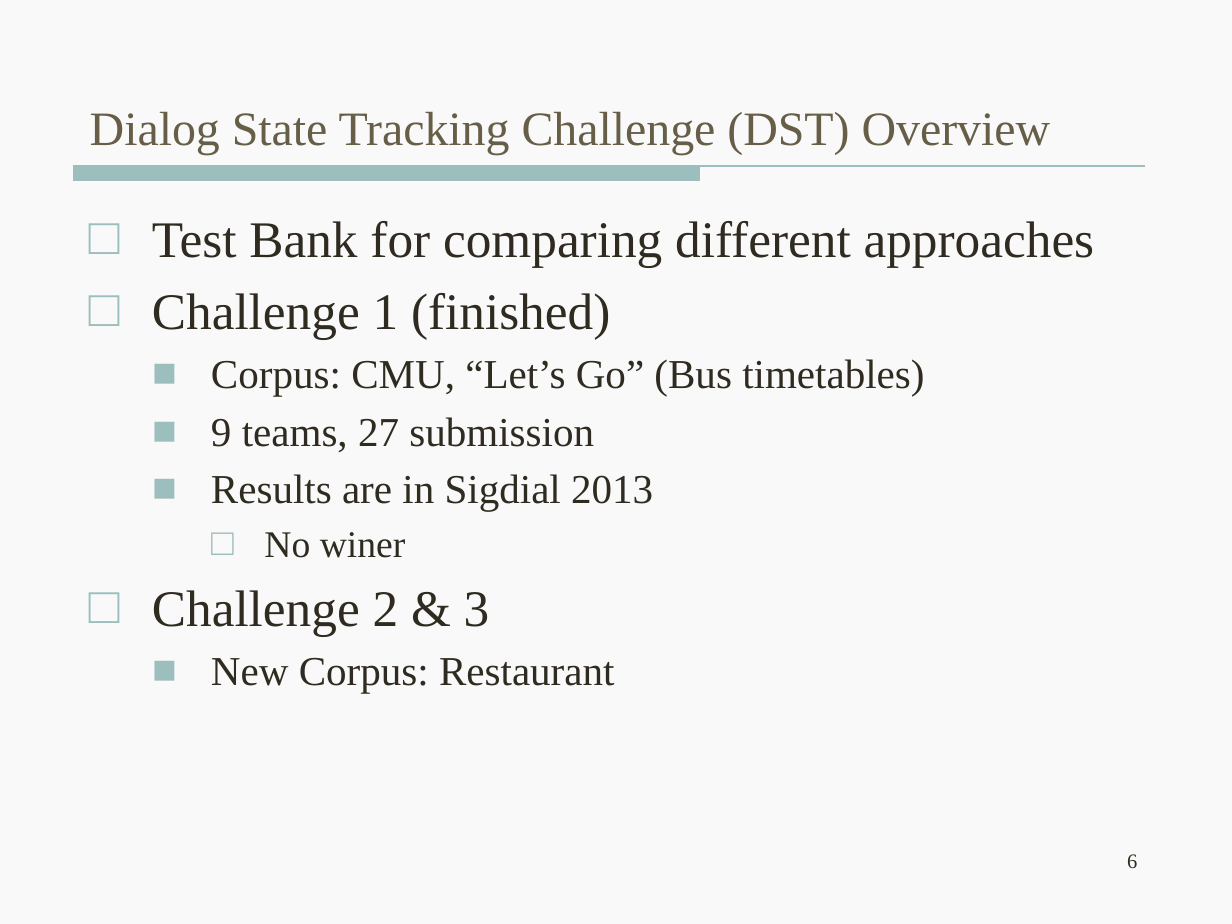
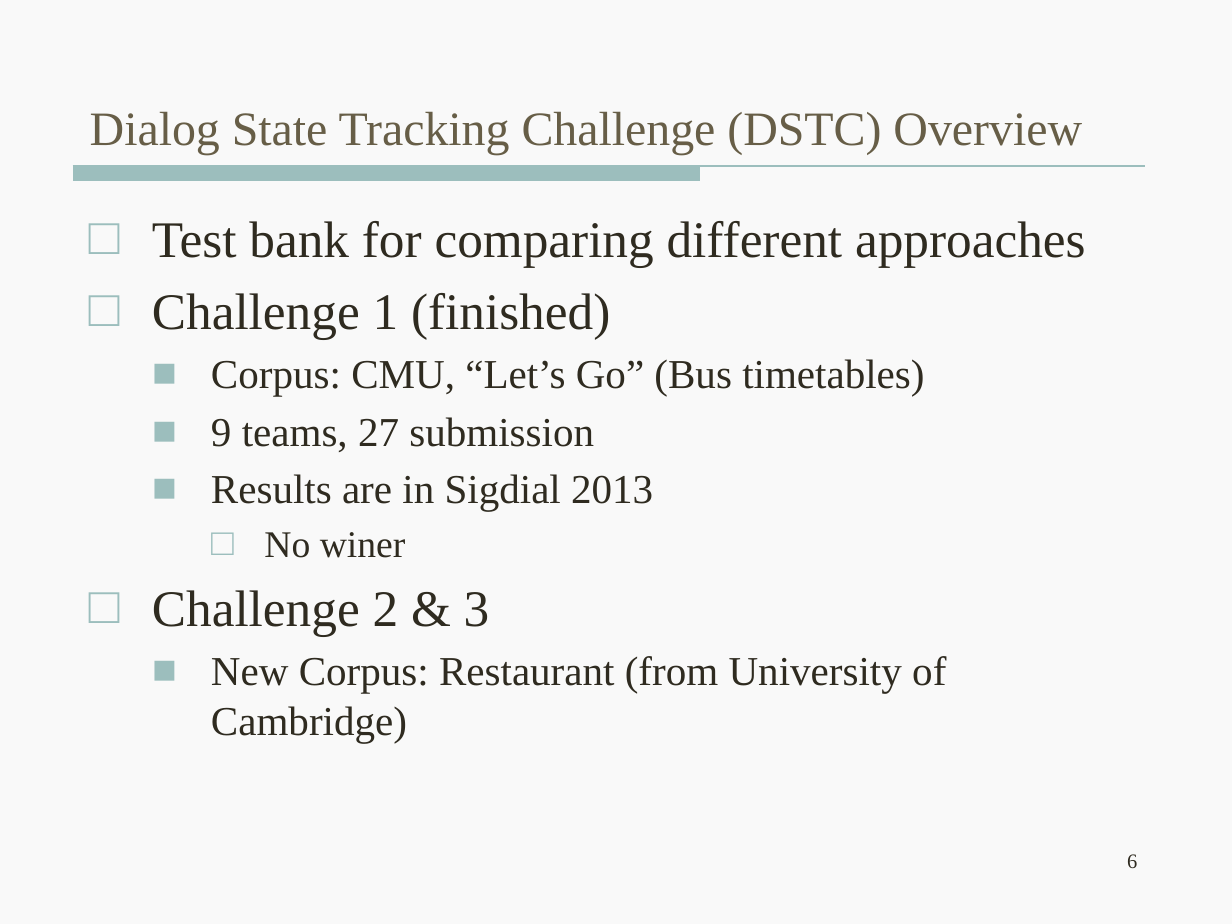
Before and after one commit to wencanluo/NLPFall2013, a slide deck: slide 6 of doc/12.06.2013 Meeting/DSTC2-12-16-2013.pptx. Drawn at 1232x924 pixels with LibreOffice and Linux fonts; fonts in the diff are those of the drawing. Boxes give left, top, right and bottom in pixels: in the first picture for what was removed or moved away, otherwise in the second. Text is boxed around its words. In the diff, an @@ line names an element or a change of style, - is before the commit and + after.

Commit message:
update pptx

```diff
--- a/doc/12.06.2013 Meeting/DSTC2-12-16-2013.pptx
+++ b/doc/12.06.2013 Meeting/DSTC2-12-16-2013.pptx
@@ title at (90, 111, 1082, 155): text changed @@
-Dialog State Tracking Challenge (DST) Overview
+Dialog State Tracking Challenge (DSTC) Overview
@@ text at (152, 221, 1086, 268): text changed @@
-□ Test Bank for comparing different approaches
+□ Test bank for comparing different approaches
@@ text at (211, 656, 946, 743): text changed @@
-  ■ New Corpus: Restaurant
+  ■ New Corpus: Restaurant (from University of Cambridge)
```
Also in this commit, not shown: 11 other slides changed, 11 slides added, 4 slides removed, 8 other files.
